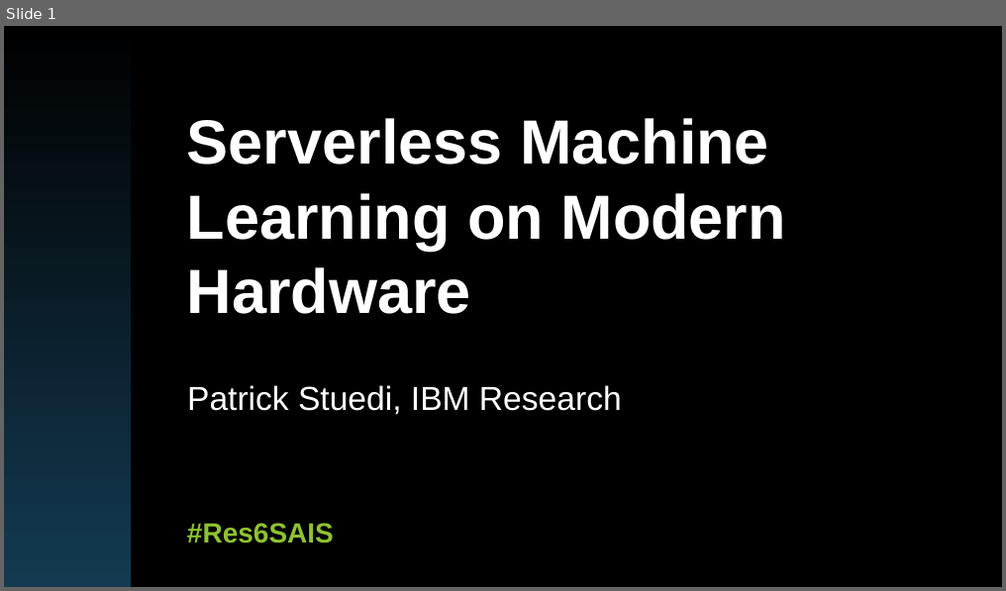
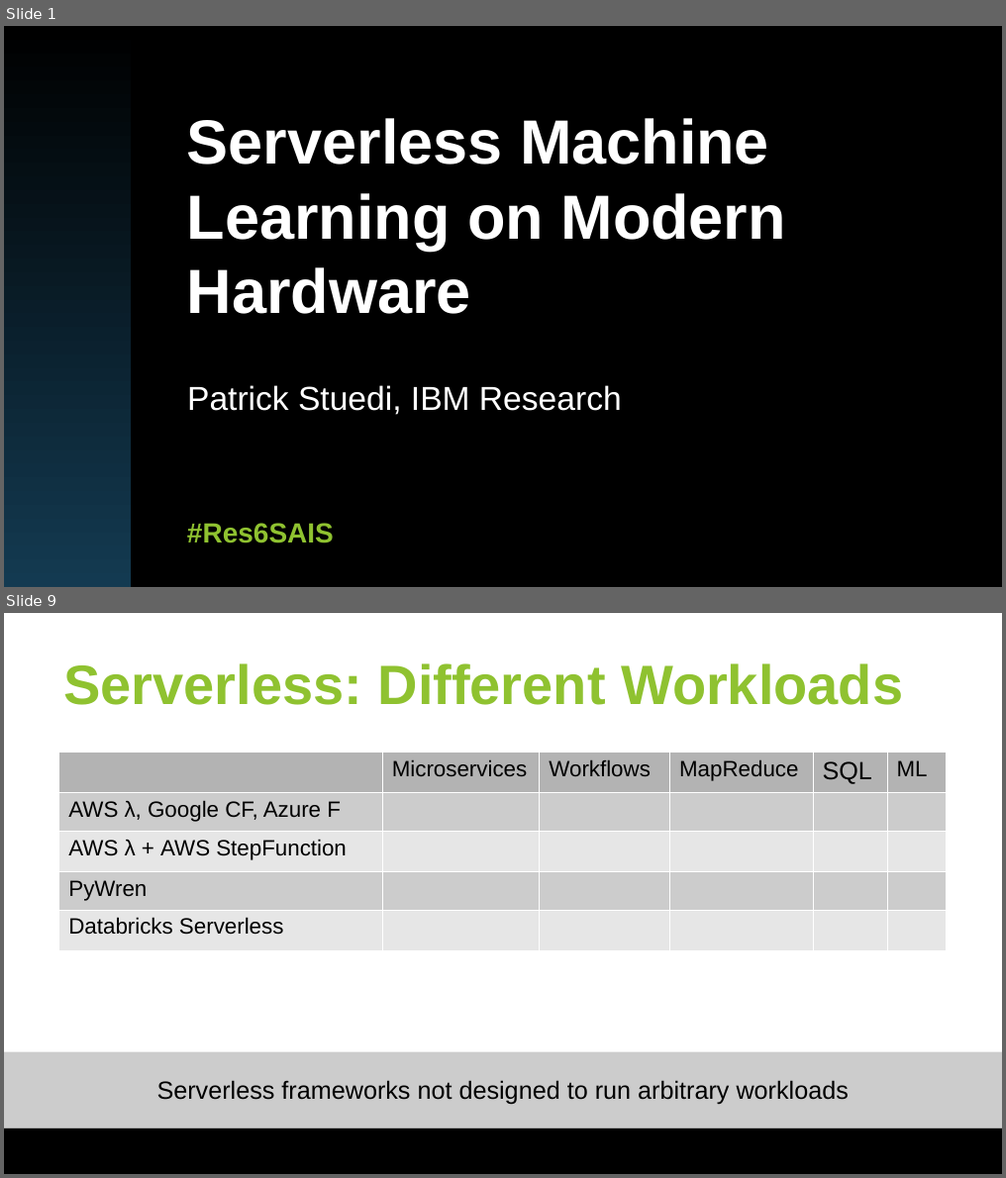
Before and after one commit to huangyibo/spark-summit-18, a slide deck: slides/spark-summit-18.odp. Shown one above the other, each under a label of ours: slide 1 before the commit, slides 1 and 9 after it; the slides between them are not shown. The pictures are 1006x591 and 1006x1178 pixels, drawn with LibreOffice and Linux fonts; fonts in the diff are those of the drawing; background and template pictures are left out. Boxes give left, top, right and bottom in pixels: in the first picture for what was removed or moved away, otherwise in the second. Text is boxed around its words. In the diff, an @@ line names an element or a change of style, - is before the commit and + after.

```diff
--- a/slides/spark-summit-18.odp
+++ b/slides/spark-summit-18.odp
@@ slide 9 added at (4, 613, 1002, 1174), background #FFFFFF; not listed: 1 template element that a slide beside it also shows @@
@@ title added at (64, 663, 903, 705), 40 pt, text #8FC230, bold @@
+Serverless: Different Workloads
@@ table added at (58, 752, 945, 951), 5 rows, 6 columns @@
+ | Microservices | Workflows | MapReduce | SQL | ML
+AWS λ, Google CF, Azure F |  |  |  |  | 
+AWS λ + AWS StepFunction |  |  |  |  | 
+PyWren |  |  |  |  | 
+Databricks Serverless |  |  |  |  | 
@@ rectangle added at (4, 1053, 1002, 1128), fill #CCCCCC, 18 pt, text #000000 @@
+Serverless frameworks not designed to run arbitrary workloads
```
Also in this commit, not shown: 3 slides changed, 4 other slides added, 1 slide removed.
